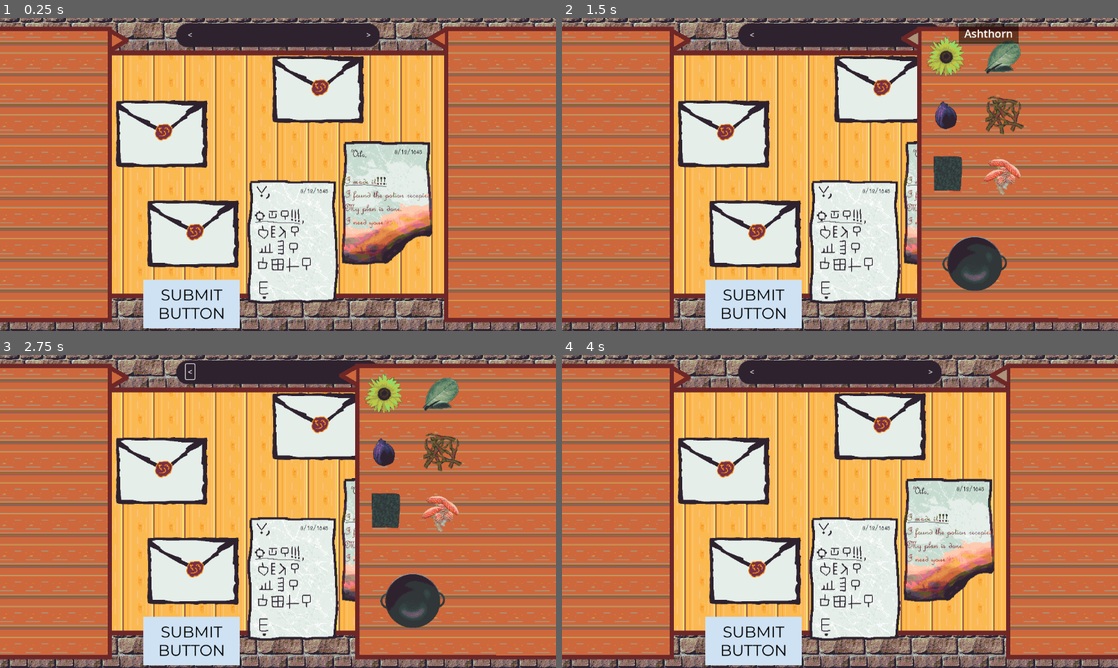
Above: before the commit, frames 1-4 (two rows, left to right).
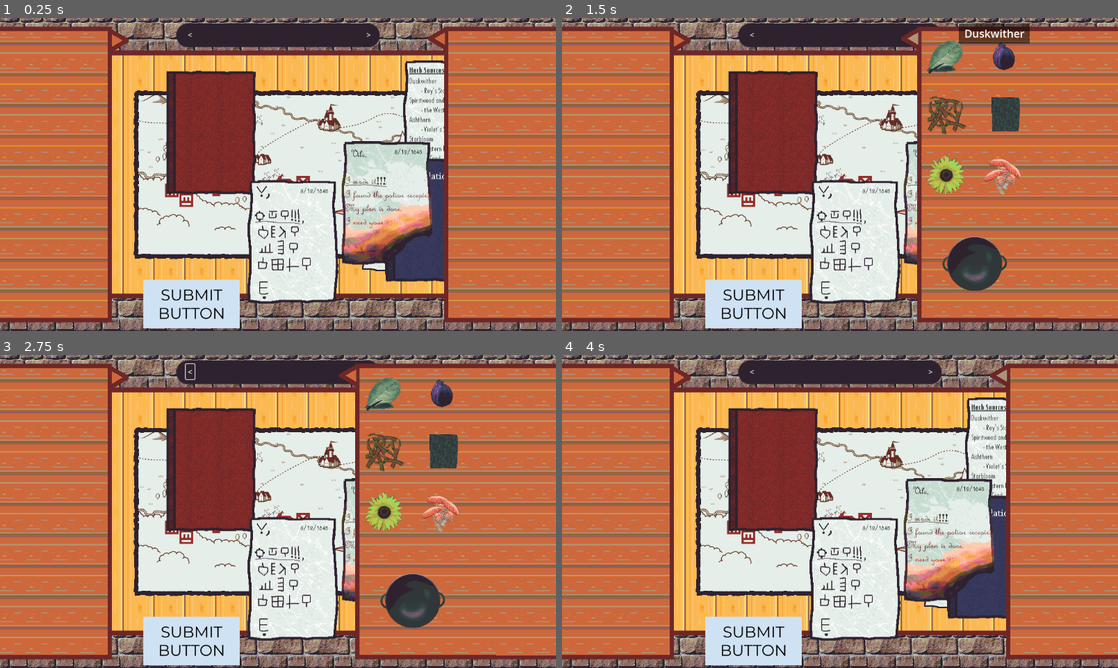
Above: after the commit, the same moments.

Repository: diegofdz333/the-alchemist
Game: Godot game, scene res://scenes/Main.tscn
The game is run twice, just before and just after one commit, with the same random seed, the same clock (stepped at 60 frames per second) and the same inputs.
Inputs (mouse positions are in pixels of both pictures, inside the frame that each line leads up to):
- Up to frame 1 (0.25 s): no input
- Up to frame 2 (1.5 s): click (751, 302) at 0.5 s; click (1001, 39) at 1.27 s
- Up to frame 3 (2.75 s): click "<" at 2 s
- Up to frame 4 (4 s): click ">" at 2.75 s; click (912, 376) at 3.52 s

The runs differ from the first frame. In frame 1, 22% of the frame differs, in the area x 20-80%, y 12-85%; in frame 2, 20%; in frame 3, 20%; in frame 4, 22%.

Commit message:
fix stuff

Diff:
--- a/scenes/Main.tscn
+++ b/scenes/Main.tscn
@@ -1,27 +1,33 @@
-[gd_scene load_steps=29 format=3 uid="uid://c6c12xvctpfc2"]
+[gd_scene load_steps=35 format=3 uid="uid://c6c12xvctpfc2"]
 
 [ext_resource type="Script" path="res://scripts/main.gd" id="1_478tm"]
 [ext_resource type="Script" path="res://scripts/documents_handler.gd" id="1_bl5sq"]
+[ext_resource type="AudioStream" uid="uid://tifoisvalf6e" path="res://assets/music/Botanical Brewery.mp3" id="2_qdvx0"]
 [ext_resource type="Texture2D" uid="uid://ca4vyoeydh6ex" path="res://assets/table.png" id="3_f8pjf"]
 [ext_resource type="Texture2D" uid="uid://ckp7n13l86t17" path="res://assets/documents/unburntLetter.png" id="4_d8ovf"]
 [ext_resource type="Texture2D" uid="uid://bggqqjhi6lura" path="res://assets/bricks.png" id="4_gd8ix"]
 [ext_resource type="Texture2D" uid="uid://cjms1wtsnkkq0" path="res://assets/documents/burntLetter.png" id="5_4eq1o"]
-[ext_resource type="Texture2D" uid="uid://hujnfrc0ntxv" path="res://assets/plants/starbloom.png" id="5_qwc3g"]
-[ext_resource type="Texture2D" uid="uid://bcrpyddfe1fsw" path="res://assets/plants/ashthorn.png" id="6_0fnmv"]
-[ext_resource type="PackedScene" uid="uid://b5fis15vkrthn" path="res://scenes/DocumentMenu.tscn" id="6_lgqyx"]
-[ext_resource type="PackedScene" uid="uid://dml2o4mtpde67" path="res://scenes/Document.tscn" id="6_sct4c"]
-[ext_resource type="Texture2D" path="res://assets/documents/book-page-0.png" id="7_1wq1i"]
+[ext_resource type="Texture2D" uid="uid://bcrpyddfe1fsw" path="res://assets/plants/ashthorn.png" id="6_0nb7p"]
+[ext_resource type="PackedScene" uid="uid://b5fis15vkrthn" path="res://DocumentMenu.tscn" id="6_lgqyx"]
+[ext_resource type="PackedScene" uid="uid://dml2o4mtpde67" path="res://Document.tscn" id="6_sct4c"]
+[ext_resource type="Texture2D" uid="uid://bncrq8qe0wpcu" path="res://assets/documents/book/book-page-0.png" id="7_1wq1i"]
 [ext_resource type="PackedScene" uid="uid://b6e5mddcrrd11" path="res://scenes/Cauldron.tscn" id="7_lg7qs"]
-[ext_resource type="Texture2D" uid="uid://cuxq5d0s5xxe5" path="res://assets/plants/duskwither.png" id="7_tvtq5"]
-[ext_resource type="Texture2D" uid="uid://ji4d55cw0bht" path="res://assets/plants/emberroot.png" id="8_6si64"]
+[ext_resource type="Texture2D" uid="uid://cuxq5d0s5xxe5" path="res://assets/plants/duskwither.png" id="7_ope4d"]
 [ext_resource type="Script" path="res://scripts/text_popup.gd" id="8_axhao"]
 [ext_resource type="Texture2D" uid="uid://cdajpqcljhsrr" path="res://assets/textBar.png" id="8_fxjid"]
+[ext_resource type="Texture2D" uid="uid://ji4d55cw0bht" path="res://assets/plants/emberroot.png" id="8_qysd3"]
 [ext_resource type="Script" path="res://scripts/book.gd" id="8_uy8em"]
-[ext_resource type="Texture2D" uid="uid://c4if6jmmbxeda" path="res://assets/plants/spiritwood.png" id="9_jpeod"]
 [ext_resource type="Script" path="res://scripts/book_button.gd" id="9_uv647"]
+[ext_resource type="Texture2D" uid="uid://c4if6jmmbxeda" path="res://assets/plants/spiritwood.png" id="9_ywqqd"]
 [ext_resource type="LabelSettings" uid="uid://dvbui4870kuc" path="res://resources/secret_label_settings.tres" id="10_3cly0"]
-[ext_resource type="Texture2D" uid="uid://ctbpjbhaiqo8r" path="res://assets/plants/walkingtoad.png" id="10_g87fe"]
+[ext_resource type="Texture2D" uid="uid://b7sijfyusgtg8" path="res://assets/documents/herb-sources.png" id="10_5825u"]
+[ext_resource type="Texture2D" uid="uid://hujnfrc0ntxv" path="res://assets/plants/starbloom.png" id="10_gm714"]
+[ext_resource type="Texture2D" uid="uid://b1xpxyf5vqnbd" path="res://assets/documents/map.png" id="11_553rl"]
+[ext_resource type="Texture2D" uid="uid://ctbpjbhaiqo8r" path="res://assets/plants/walkingtoad.png" id="11_gthcs"]
+[ext_resource type="Texture2D" uid="uid://buxma5mjdp01q" path="res://assets/documents/translations/translations-0.png" id="11_pdu1p"]
+[ext_resource type="Script" path="res://scripts/translation_book.gd" id="12_5014t"]
 [ext_resource type="PackedScene" uid="uid://cxfcyyca6olrd" path="res://scenes/PlantMenu.tscn" id="12_cwajq"]
+[ext_resource type="Texture2D" uid="uid://1tydn0godjno" path="res://assets/documents/note.png" id="12_t862x"]
 [ext_resource type="PackedScene" uid="uid://djxpfrsbnn7x7" path="res://scenes/Plant.tscn" id="13_m0xuo"]
 [ext_resource type="Script" path="res://scripts/plant_handler.gd" id="16_mql5o"]
 [ext_resource type="Texture2D" uid="uid://c0kt4hkgoxpup" path="res://assets/plants/submit_button.png" id="25_3600f"]
@@ -36,6 +42,12 @@
 [node name="Main" type="Node2D"]
 script = ExtResource("1_478tm")
 
+[node name="AudioStreamPlayer2D" type="AudioStreamPlayer2D" parent="."]
+position = Vector2(-1, 0)
+stream = ExtResource("2_qdvx0")
+autoplay = true
+parameters/looping = true
+
 [node name="Camera2D" type="Camera2D" parent="."]
 
 [node name="Cauldron" parent="." instance=ExtResource("7_lg7qs")]
@@ -43,55 +55,46 @@
 [node name="Plants" type="Node" parent="."]
 script = ExtResource("16_mql5o")
 
-[node name="Plant" parent="Plants" instance=ExtResource("13_m0xuo")]
+[node name="Ashthorn" parent="Plants" instance=ExtResource("13_m0xuo")]
 position = Vector2(224, -82)
+texture = ExtResource("6_0nb7p")
+plant_name = "Ashthorn"
+small_texture = ExtResource("6_0nb7p")
+
+[node name="Duskwither" parent="Plants" instance=ExtResource("13_m0xuo")]
+position = Vector2(466, -44)
+texture = ExtResource("7_ope4d")
+plant_name = "Duskwither"
+small_texture = ExtResource("7_ope4d")
+
+[node name="Emberroot" parent="Plants" instance=ExtResource("13_m0xuo")]
+position = Vector2(602, -94)
+texture = ExtResource("8_qysd3")
+plant_name = "Emberroot"
+small_texture = ExtResource("8_qysd3")
+
+[node name="Spiritwood" parent="Plants" instance=ExtResource("13_m0xuo")]
+position = Vector2(614, 48)
+texture = ExtResource("9_ywqqd")
+plant_name = "Spiritwood"
+small_texture = ExtResource("9_ywqqd")
+
+[node name="Starbloom" parent="Plants" instance=ExtResource("13_m0xuo")]
+position = Vector2(360, 142)
 plant_name = "Starbloom"
-small_texture = ExtResource("5_qwc3g")
-
-[node name="Plant2" parent="Plants" instance=ExtResource("13_m0xuo")]
-position = Vector2(466, -44)
-texture = ExtResource("6_0fnmv")
-plant_name = "Ashthorn"
-small_texture = ExtResource("6_0fnmv")
-
-[node name="Plant3" parent="Plants" instance=ExtResource("13_m0xuo")]
-position = Vector2(602, -94)
-texture = ExtResource("7_tvtq5")
-plant_name = "Duskwither"
-small_texture = ExtResource("7_tvtq5")
-
-[node name="Plant4" parent="Plants" instance=ExtResource("13_m0xuo")]
-position = Vector2(614, 48)
-texture = ExtResource("8_6si64")
-plant_name = "Emberroot"
-small_texture = ExtResource("8_6si64")
-
-[node name="Plant5" parent="Plants" instance=ExtResource("13_m0xuo")]
-position = Vector2(360, 142)
-texture = ExtResource("9_jpeod")
-plant_name = "Spiritwood"
-small_texture = ExtResource("9_jpeod")
-
-[node name="Plant6" parent="Plants" instance=ExtResource("13_m0xuo")]
+small_texture = ExtResource("10_gm714")
+
+[node name="Walking Toad" parent="Plants" instance=ExtResource("13_m0xuo")]
 position = Vector2(213, 275)
-texture = ExtResource("10_g87fe")
+texture = ExtResource("11_gthcs")
 plant_name = "Walking Toad"
-small_texture = ExtResource("10_g87fe")
+small_texture = ExtResource("11_gthcs")
 
 [node name="PlantMenu" parent="." instance=ExtResource("12_cwajq")]
 position = Vector2(534, 24)
 
 [node name="Documents" type="Node" parent="."]
 script = ExtResource("1_bl5sq")
-
-[node name="Dummy-letter4" parent="Documents" instance=ExtResource("6_sct4c")]
-position = Vector2(83, -176)
-
-[node name="Dummy-letter3" parent="Documents" instance=ExtResource("6_sct4c")]
-position = Vector2(-241, -84)
-
-[node name="Dummy-letter2" parent="Documents" instance=ExtResource("6_sct4c")]
-position = Vector2(-176, 123)
 
 [node name="Unburnt Letter" parent="Documents" instance=ExtResource("6_sct4c")]
 position = Vector2(31, 141)
@@ -121,7 +124,7 @@
 scale = Vector2(1, 1)
 texture = ExtResource("7_1wq1i")
 script = ExtResource("8_uy8em")
-pages = Array[String]([])
+pages = Array[String](["res://assets/documents/book/book-page-0.png", "res://assets/documents/book/book-page-1.png", "res://assets/documents/book/book-page-2.png", "res://assets/documents/book/book-page-4.png"])
 text = "@Page
 E
 @Page
@@ -139,6 +142,7 @@
 d
 "
 isEnglish = false
+small_texture = ExtResource("7_1wq1i")
 
 [node name="LeftButton" type="Button" parent="Documents/Book"]
 anchors_preset = 4
@@ -166,6 +170,109 @@
 grow_vertical = 2
 text = ">"
 script = ExtResource("9_uv647")
+
+[node name="TranslationsBook" parent="Documents" instance=ExtResource("6_sct4c")]
+z_index = 1
+position = Vector2(316, 95)
+scale = Vector2(1, 1)
+texture = ExtResource("11_pdu1p")
+script = ExtResource("12_5014t")
+pages = Array[String](["res://assets/documents/translations/translations-0.png", "res://assets/documents/translations/translations-1.png", "res://assets/documents/translations/translations-2.png", "res://assets/documents/translations/translations-3.png", "res://assets/documents/translations/translations-4.png"])
+text = "@Page
+@Page
+@Page
+@Page
+@Page"
+small_texture = ExtResource("11_pdu1p")
+
+[node name="LeftButton" type="Button" parent="Documents/TranslationsBook"]
+anchors_preset = 4
+anchor_top = 0.5
+anchor_bottom = 0.5
+offset_left = -94.0
+offset_top = -228.5
+offset_right = -69.0
+offset_bottom = -28.5
+grow_vertical = 2
+text = "<"
+script = ExtResource("9_uv647")
+
+[node name="RightButton" type="Button" parent="Documents/TranslationsBook"]
+anchors_preset = 6
+anchor_left = 1.0
+anchor_top = 0.5
+anchor_right = 1.0
+anchor_bottom = 0.5
+offset_left = -119.0
+offset_top = -228.5
+offset_right = -94.0
+offset_bottom = -28.5
+grow_horizontal = 0
+grow_vertical = 2
+text = ">"
+script = ExtResource("9_uv647")
+
+[node name="Line0" type="LineEdit" parent="Documents/TranslationsBook"]
+offset_left = -41.0
+offset_top = -104.665
+offset_right = 59.0
+offset_bottom = -73.665
+script = ExtResource("9_uv647")
+
+[node name="Line1" type="LineEdit" parent="Documents/TranslationsBook"]
+offset_left = -41.0
+offset_top = -70.165
+offset_right = 59.0
+offset_bottom = -39.165
+script = ExtResource("9_uv647")
+
+[node name="Line2" type="LineEdit" parent="Documents/TranslationsBook"]
+offset_left = -41.0
+offset_top = -38.565
+offset_right = 59.0
+offset_bottom = -7.565
+script = ExtResource("9_uv647")
+
+[node name="Line3" type="LineEdit" parent="Documents/TranslationsBook"]
+offset_left = -41.0
+offset_top = -6.605
+offset_right = 59.0
+offset_bottom = 24.395
+script = ExtResource("9_uv647")
+
+[node name="Line4" type="LineEdit" parent="Documents/TranslationsBook"]
+offset_left = -41.0
+offset_top = 27.705
+offset_right = 59.0
+offset_bottom = 58.705
+script = ExtResource("9_uv647")
+
+[node name="Line5" type="LineEdit" parent="Documents/TranslationsBook"]
+offset_left = -41.0
+offset_top = 65.42
+offset_right = 59.0
+offset_bottom = 96.42
+script = ExtResource("9_uv647")
+
+[node name="Herb Sources" parent="Documents" instance=ExtResource("6_sct4c")]
+position = Vector2(353, -107)
+scale = Vector2(1, 1)
+texture = ExtResource("10_5825u")
+
+[node name="Map" parent="Documents" instance=ExtResource("6_sct4c")]
+scale = Vector2(1, 1)
+texture = ExtResource("11_553rl")
+text = "e
+h
+g"
+small_texture = ExtResource("11_553rl")
+
+[node name="Note" parent="Documents" instance=ExtResource("6_sct4c")]
+position = Vector2(271, 141)
+scale = Vector2(1, 1)
+texture = ExtResource("12_t862x")
+text = "QG,PA"
+small_texture = ExtResource("12_t862x")
 
 [node name="DocumentMenu" parent="." instance=ExtResource("6_lgqyx")]
 z_index = 40
@@ -258,6 +365,15 @@
 [connection signal="page_changed" from="Documents/Book" to="Documents" method="_on_book_page_changed"]
 [connection signal="button_down" from="Documents/Book/LeftButton" to="Documents/Book" method="_on_left_button_button_down"]
 [connection signal="button_down" from="Documents/Book/RightButton" to="Documents/Book" method="_on_right_button_button_down"]
+[connection signal="page_changed" from="Documents/TranslationsBook" to="Documents" method="_on_book_page_changed"]
+[connection signal="button_down" from="Documents/TranslationsBook/LeftButton" to="Documents/TranslationsBook" method="_on_left_button_button_down"]
+[connection signal="button_down" from="Documents/TranslationsBook/RightButton" to="Documents/TranslationsBook" method="_on_right_button_button_down"]
+[connection signal="text_changed" from="Documents/TranslationsBook/Line0" to="Documents/TranslationsBook" method="_on_line_0_text_changed"]
+[connection signal="text_changed" from="Documents/TranslationsBook/Line1" to="Documents/TranslationsBook" method="_on_line_1_text_changed"]
+[connection signal="text_changed" from="Documents/TranslationsBook/Line2" to="Documents/TranslationsBook" method="_on_line_2_text_changed"]
+[connection signal="text_changed" from="Documents/TranslationsBook/Line3" to="Documents/TranslationsBook" method="_on_line_3_text_changed"]
+[connection signal="text_changed" from="Documents/TranslationsBook/Line4" to="Documents/TranslationsBook" method="_on_line_4_text_changed"]
+[connection signal="text_changed" from="Documents/TranslationsBook/Line5" to="Documents/TranslationsBook" method="_on_line_5_text_changed"]
 [connection signal="button_down" from="TestBar/LeftText" to="TestBar/EnglishLabel" method="_on_left_text_button_down"]
 [connection signal="button_down" from="TestBar/LeftText" to="TestBar/SecretLabel" method="_on_left_text_button_down"]
 [connection signal="button_down" from="TestBar/RightText" to="TestBar/EnglishLabel" method="_on_right_text_button_down"]
--- a/scripts/main.gd
+++ b/scripts/main.gd
@@ -21,6 +21,7 @@
 	var names = {}
 	for p in plants:
 		names[p.plant_name] = null
+	print(names)
 	if names == winning_plants:
 		print("win!")
 	else:
Binary file added: assets/documents/book/book-page-3.png
Not shown, added: assets/documents/book/book-page-3.png.import
Binary file added: assets/documents/makingCounterPotion.png
Not shown, added: assets/documents/makingCounterPotion.png.import
